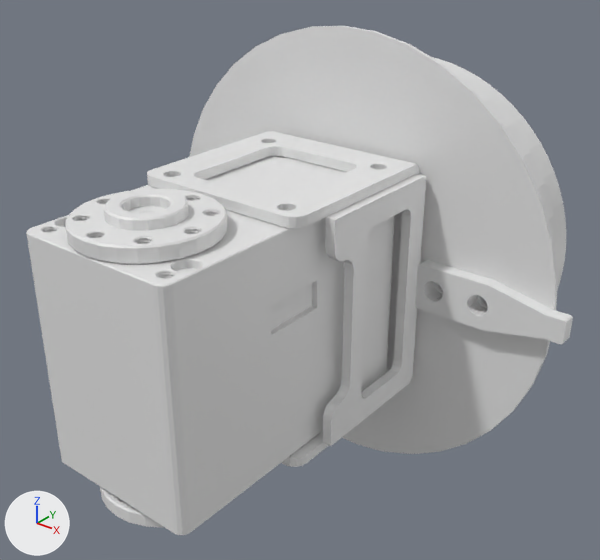
Renders of the COLLADA model low-level/resources/robots/go2d1/meshes/d1_Link01.dae from each side of a commit.
Both versions are drawn from a camera (50 mm lens) standing at (0.0988, -0.1424, 0.0763) and looking at (0.0024, -0.0219, 0.0016). Every picture has the same lights, and +X, +Y and +Z are marked at lower left.
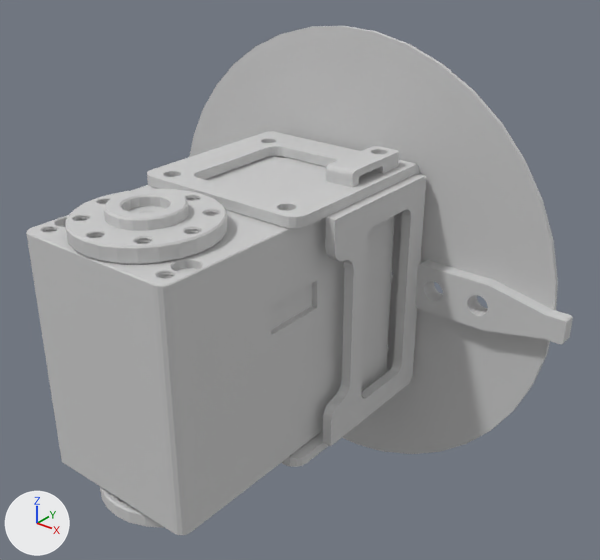
The newer file is also turned or shifted as a whole; pictures and numbers use the older file's frame.

Diff of the bpy script that builds the scene:
```diff
--- a/low-level/resources/robots/go2d1/meshes/d1_Link01.dae.py
+++ b/low-level/resources/robots/go2d1/meshes/d1_Link01.dae.py
@@ mat_mat_0 @@
+mat_mat_0 = principled_material('mat_0')
+mat_mat_0.base_color = (0.604, 0.604, 0.604)  # light grey #cccccc
+mat_mat_0.roughness = 0.9
@@ me_mesh_1 @@
 # used by ob_object_1; location = (0.0, 0.0, 0.0)
-me_mesh_1.from_pydata(...)  # 22004 vertices, 44154 faces; spans x -0.0495..0.053, y -0.0718..0.025, z -0.0495..0.0495
+me_mesh_1.from_pydata(...)  # 17010 vertices, 33950 faces; spans x -0.0495..0.053, y -0.0718..-0.0025, z -0.0495..0.0495
+# me_mesh_1 part 1: a new loose piece of 94 vertices spanning x 0.011..0.017, y -0.025..-0.009, z 0.0257..0.0287, in mat_mat_0 (light grey #cccccc)
+# me_mesh_1 part 2: 112 vertices moved within x -0.0221..0.0158, y -0.0695..-0.0105, z -0.0226..0.0265; 1916 vertices removed from x -0.0495..0.042, y -0.0581..0.025, z -0.0419..0.0419; 29 vertices added at x -0.0315..0.021, y -0.058..-0.0035, z -0.0185..0.0251
+# me_mesh_1 part 3: 30657 faces spanning x -0.0495..0.053, y -0.0718..-0.0025, z -0.0495..0.0495 switch from no material to mat_mat_0 (light grey #cccccc)
```

Location of each change, [x1, y1, x2, y2] in pixels of the pictures (600 x 560 px):
part 1 of me_mesh_1, added: after [326, 146, 399, 187]
part 2 of me_mesh_1, cut back: before [80, 57, 566, 445]; after [80, 195, 411, 445]
part 3 of me_mesh_1, recoloured: [26, 26, 573, 535] in both
